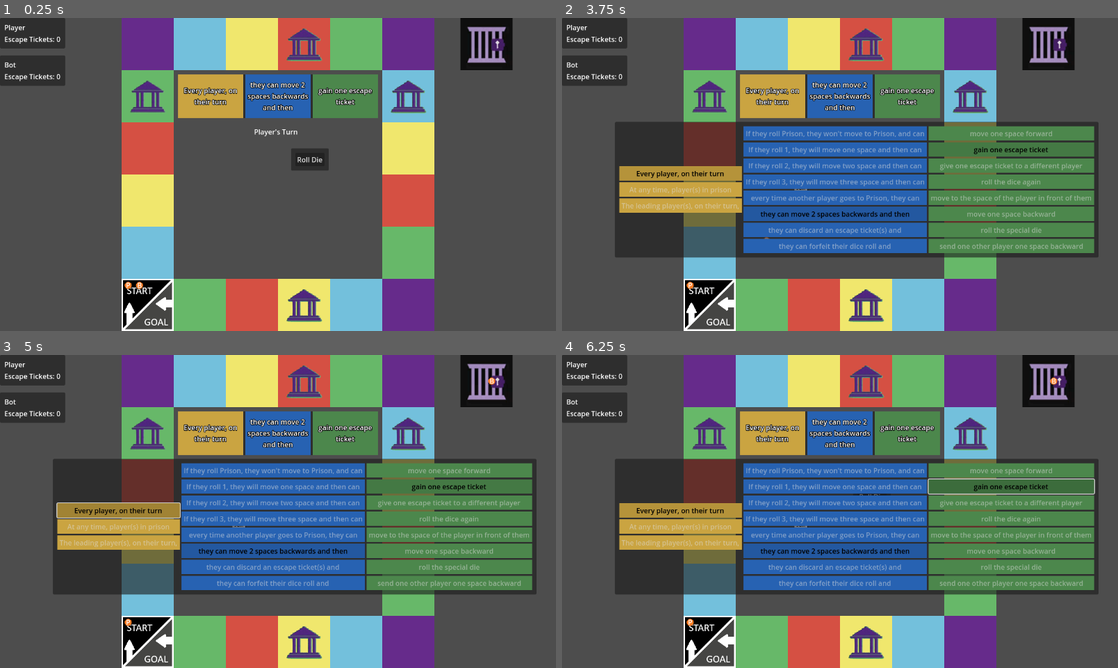
Above: before the commit, frames 1-4 (two rows, left to right).
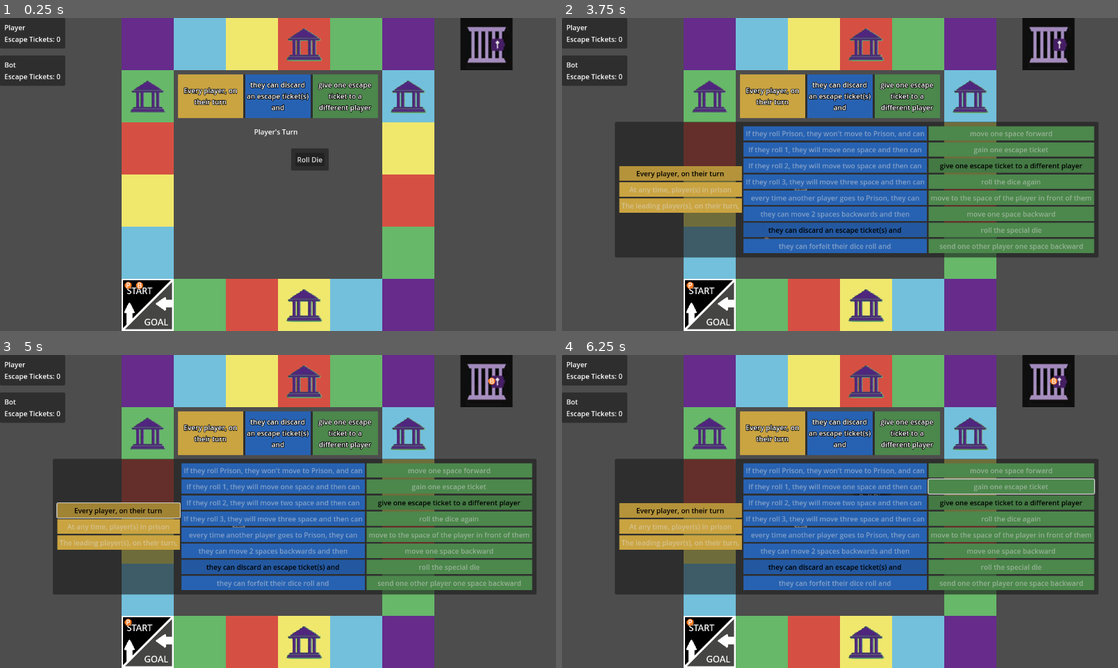
Above: after the commit, the same moments.

Repository: tjfeldman/RulesRace
Game: Godot game, scene res://rules_race_board.tscn
Same seed, same stepped clock (60 frames per second), same inputs: the game is played once before the commit and once after it.
Inputs (mouse positions are in pixels of both pictures, inside the frame that each line leads up to):
- Up to frame 1 (0.25 s): no input
- Up to frame 2 (3.75 s): click "Roll Die" at 0.5 s; tap Enter at 1.25, 3.5 s; move the mouse to (962, 158) at 1.27 s; click (962, 158) at 1.42 s; click "End Turn" at 2 s; tap Space at 2.75 s; move the mouse to (728, 190) at 2.77 s; click (728, 190) at 2.92 s; move the mouse to (895, 105) at 3.52 s; click (895, 105) at 3.67 s
- Up to frame 3 (5 s): click "Every player, on their turn" at 4.25 s
- Up to frame 4 (6.25 s): click (834, 567) at 5 s, where only the run after the commit has a clickable "they can discard an escape ti…"; click (1012, 486) at 5.75 s, where only the run before the commit has a clickable "gain one escape ticket"

The runs differ from the first frame. In frame 1, 0.9% of the frame differs, in the area x 44-67%, y 20-31%; in frame 2, 1.8%; in frame 3, 1.8%; in frame 4, 3.0%, in the area x 35-96%, y 20-70%.

Commit message:
Added new Group Trigger to discard escape ticket. Removed action_cost_value from GroupAction as it is not nessecary as the trigger rules have a consistent cost. No longer pass scene, scene is grabbed inside the GroupRuleManager. Adjusted when the group rule button is checked to make sure the condition is still valid.
Signed-off-by: Tyler Feldman <tyler.feldman148@gmail.com>

Diff:
--- a/scripts/ActionManager.gd
+++ b/scripts/ActionManager.gd
@@ -30,6 +30,7 @@
 	Events.start_turn.connect(_next_turn);
 	Events.player_moved.connect(_player_moved);
 	Events.gain_die_roll.connect(_gain_die);
+	Events.group_rule_finished.connect(_show_actions);
 	Events.update_group_action.connect(_update_group_action);
 
 func _next_turn():
@@ -77,9 +78,8 @@
 
 func _on_group_pressed() -> void:
 	#grab the current scene to send with the perform action
-	var currentScene = get_tree().current_scene;
-	_currentGroupAction.performAction(currentScene, PlayerManager.getCurrentTurnPlayer());
-	_show_actions();#update the action display
+	_disable_all_actions();
+	_currentGroupAction.performAction(PlayerManager.getCurrentTurnPlayer());
 
 func _on_end_pressed() -> void:
 	self.visible = false;
--- a/scripts/Events.gd
+++ b/scripts/Events.gd
@@ -25,5 +25,6 @@
 signal player_reached_goal(player: Player);
 
 #Group Rule Events
-signal perform_rule_effect(scene: Node2D, player: Player);
+signal group_rule_finished();
+signal perform_rule_effect(player: Player);
 signal update_group_action(action: GroupAction);
--- a/scripts/GroupAction.gd
+++ b/scripts/GroupAction.gd
@@ -3,47 +3,53 @@
 
 enum CostType {
 	NONE,
-	MOVE_BACK
+	MOVE_BACK,
+	TICKET,
 }
 
-var action_cost_type: CostType;
-var action_cost_value: int;
-var action_effect: GroupRules.Effect;
+var _action_cost_type: CostType;
+var _action_effect: GroupRules.Effect;
 
 func _init(trigger_rule: GroupRules.Trigger = GroupRules.Trigger.NONE, effect: GroupRules.Effect = GroupRules.Effect.NONE):
 	match trigger_rule:
 		GroupRules.Trigger.MOVE_BACK_TWO:
-			action_cost_type = CostType.MOVE_BACK;
-			action_cost_value = 2;
+			_action_cost_type = CostType.MOVE_BACK;
+		GroupRules.Trigger.DISCARD_TICKET:
+			_action_cost_type = CostType.TICKET;
 		_:
-			action_cost_type = CostType.NONE;
-			action_cost_value = 0;
-	action_effect = effect;
+			_action_cost_type = CostType.NONE;
+	_action_effect = effect;
 
 func isValid():
-	return action_cost_type != CostType.NONE;
+	return _action_cost_type != CostType.NONE;
 
 func canPay(player: Player):
-	var canBenefit = GroupRules.verify_player_can_use_rule(player, action_effect);
+	var canBenefit = GroupRules.verify_player_can_use_rule(player, _action_effect);
 	if canBenefit:
-		match action_cost_type:
+		match _action_cost_type:
 			CostType.MOVE_BACK:
-				return !player.isInJail() and player.getBoardPosition() >= action_cost_value;
+				return !player.isInJail() and player.getBoardPosition() >= 2;
+			CostType.TICKET:
+				return player.getEscapeTicketCount() >= (2 if _action_effect == GroupRules.Effect.TRANSFER_TICKET else 1);
 			_:
 				return true;
 	else:
 		return false;
 
 func getCostString():
-	match action_cost_type:
+	match _action_cost_type:
 		CostType.MOVE_BACK:
-			return "(-%d Spaces)" % action_cost_value;
+			return "(-2 Spaces)";
+		CostType.TICKET:
+			return "(-1 Ticket)";
 		_:
 			return "(Cost)"
 
-func performAction(scene: Node2D, player: Player):
+func performAction(player: Player):
 	#pay the cost, then perform effect
-	match action_cost_type:
+	match _action_cost_type:
 		CostType.MOVE_BACK:
-			player.movePlayerXSpaces(-1*action_cost_value);
-	Events.emit_signal("perform_rule_effect", scene, player);
+			player.movePlayerXSpaces(-2);
+		CostType.TICKET:
+			player.removeEscapeTicket();
+	Events.emit_signal("perform_rule_effect", player);
--- a/scripts/GroupRuleManager.gd
+++ b/scripts/GroupRuleManager.gd
@@ -48,11 +48,11 @@
 	var groupAction = GroupAction.new(triggerRule, effectRule);
 	Events.emit_signal("update_group_action", groupAction);
 
-func _trigger_effect(scene: Node2D, affectedPlayer: Player):
+func _trigger_effect(affectedPlayer: Player):
 	#if the rule can be used, asked the player if they want to use it
 	if triggerRule in canRules and not affectedPlayer.isBot():
 		#exit if they decline
-		if not await _promptForEffect(scene): return;
+		if not await _promptForEffect(): return;
 	match effectRule:
 		GroupRules.Effect.MOVE_ONE:
 			await affectedPlayer.movePlayerXSpaces(1);
@@ -67,7 +67,7 @@
 		GroupRules.Effect.MOVE_BACK:
 			await affectedPlayer.movePlayerXSpaces(-1);
 
-func _target_effect(scene: Node2D, affectedPlayer: Player):
+func _target_effect(affectedPlayer: Player):
 	#we can't move players who are at the start or are currently in jail
 	var playerList = PlayerManager.getListOfAllOtherPlayers(affectedPlayer);
 	var target : Player = null;
@@ -78,64 +78,67 @@
 			if affectedPlayer.isBot():
 				target = playerList.pick_random();
 			else:
-				target = await _promptTargetEffect(scene, playerList);
+				target = await _promptTargetEffect(playerList);
 			if not target: return;	#if no target is selected, exit
 			await target.movePlayerXSpaces(-1);
 		GroupRules.Effect.TRANSFER_TICKET:
 			if affectedPlayer.isBot():
 				target = playerList.pick_random();
 			else:
-				target = await _promptTargetEffect(scene, playerList);
+				target = await _promptTargetEffect(playerList);
 			if not target: return;	#if no target is selected, exit
 			affectedPlayer.removeEscapeTicket();
 			target.addEscapeTicket();
 
-func checkRollTrigger(scene: Node2D, player: Player, roll: Variant):
+func checkRollTrigger(player: Player, roll: Variant):
 	match [triggerRule, roll]:
 		[GroupRules.Trigger.ROLL_PRISON, "Jail"]:
 			#DO NOT GO TO JAIL AND CAN USE EFFECT
 			if GroupRules.verify_player_can_use_rule(player, effectRule):
-				await _useEffect(scene, player);
+				await _useEffect(player);
 			return true;
 		[GroupRules.Trigger.ROLL_ONE, 1]:
 			#MOVE PLAYER FORWARD 1 AND CAN USE EFFECT
 			await player.movePlayerXSpaces(1);
 			if GroupRules.verify_player_can_use_rule(player, effectRule):
-				await _useEffect(scene, player);
+				await _useEffect(player);
 			return true;
 		[GroupRules.Trigger.ROLL_TWO, 2]:
 			#MOVE PLAYER FORWARD 2 AND CAN USE EFFECT
 			await player.movePlayerXSpaces(2);
 			if GroupRules.verify_player_can_use_rule(player, effectRule):
-				await _useEffect(scene, player);
+				await _useEffect(player);
 			return true;
 		[GroupRules.Trigger.ROLL_THREE, 3]:
 			#MOVE PLAYER FORWARD 3 AND CAN USE EFFECT
 			await player.movePlayerXSpaces(3);
 			if GroupRules.verify_player_can_use_rule(player, effectRule):
-				await _useEffect(scene, player);
+				await _useEffect(player);
 			return true;
 		_:
 			return false;
 
-func _useEffect(scene: Node2D, player: Player):
+func _useEffect(player: Player):
 	if effectRule in targetsAnotherPlayer:
-		await _target_effect(scene, player);
+		await _target_effect(player);
 	else:
-		await _trigger_effect(scene, player);
+		await _trigger_effect(player);
+	Events.emit_signal("group_rule_finished");
 
 #prompts the player who triggered the rule if they want to use the effect
-func _promptForEffect(scene: Node2D):
+func _promptForEffect():
 	var confirmBox = preload("res://scenes/confirmRuleUsage.tscn");
 	var confirm = confirmBox.instantiate();
+	var scene = get_tree().current_scene;
 	scene.add_child(confirm);
 	confirm.setLabel(LABEL_TEXT[effectRule]);
 	return confirm.choice_choosen;
 
 #prompt the player who they want to target
-func _promptTargetEffect(scene: Node2D, targetList: Array[Player]):
+func _promptTargetEffect(targetList: Array[Player]):
 	var selectPrompt = preload("res://scenes/selectPlayerPrompt.tscn");
 	var prompt = selectPrompt.instantiate();
+	var scene = get_tree().current_scene;
 	scene.add_child(prompt);
 	prompt.setLabel(LABEL_TEXT[effectRule]);
 	prompt.setPlayerList(targetList, triggerRule in canRules);
--- a/scripts/GroupRuleSelector.gd
+++ b/scripts/GroupRuleSelector.gd
@@ -68,8 +68,8 @@
 func random_rule():
 	#select random group rules
 	selectedWhenRule = whenGroupButtons[0];
-	selectedTriggerRule = triggerGroupButtons[5];
-	selectedEffectRule = effectGroupButtons[1];
+	selectedTriggerRule = triggerGroupButtons[6];
+	selectedEffectRule = effectGroupButtons[2];
 
 	#toggle selected
 	selectedWhenRule.button_pressed = true;
--- a/scripts/Main.gd
+++ b/scripts/Main.gd
@@ -54,7 +54,7 @@
 
 func _on_dice_has_rolled(_type: Dice.Type, roll: Variant) -> void:
 	var currentPlayer = PlayerManager.getCurrentTurnPlayer();
-	if await group_rule_manager.checkRollTrigger(self, currentPlayer, roll):
+	if await group_rule_manager.checkRollTrigger(currentPlayer, roll):
 		turn_status.text = "%s triggered the group rule" %currentPlayer.playerName;
 		Events.emit_signal("player_moved", false);
 		return;
Not shown, changed: README.md
Not shown, removed: rules_race_board.tscn38773038079.tmp
Not shown, removed: rules_race_board.tscn38780879343.tmp
Not shown, removed: rules_race_board.tscn38799155388.tmp
Not shown, removed: rules_race_board.tscn8341825713.tmp
